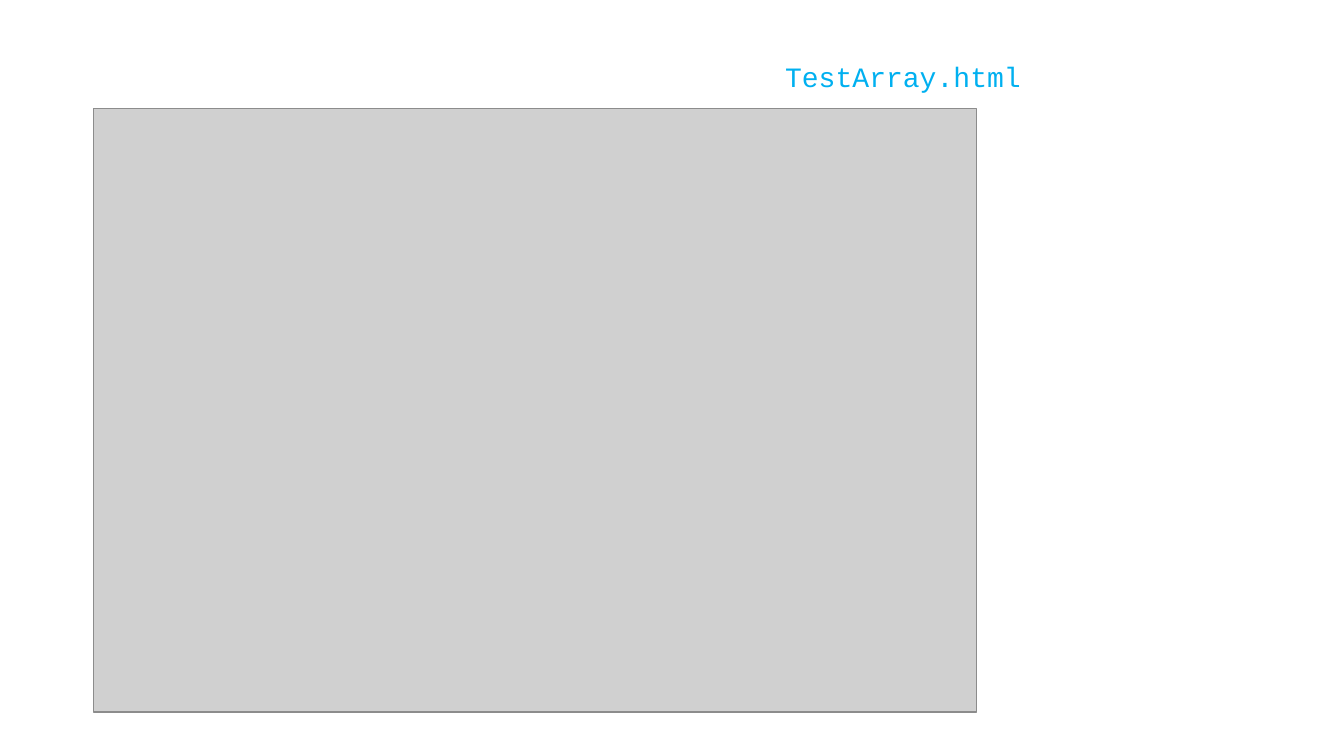
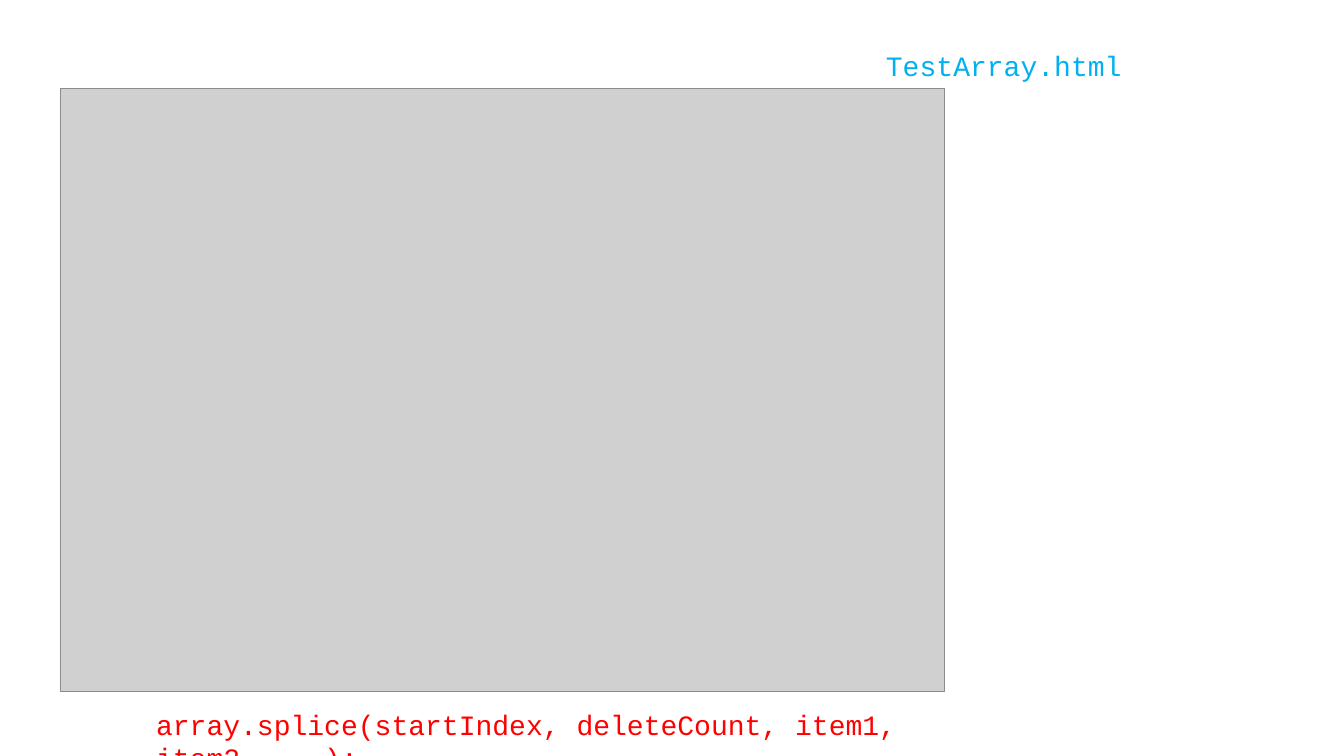
Before and after one commit to whacharachai/Tutorial, a slide deck: slide 14 of documents/JS.pptx. Drawn at 1344x756 pixels with LibreOffice and Linux fonts; fonts in the diff are those of the drawing; grey boxes stand for pictures; background and template pictures are left out. Boxes give left, top, right and bottom in pixels: in the first picture for what was removed or moved away, otherwise in the second. Text is boxed around its words. In the diff, an @@ line names an element or a change of style, - is before the commit and + after.

Commit message:
Start

```diff
--- a/documents/JS.pptx
+++ b/documents/JS.pptx
@@ text "TestArray.html": place and size @@
-text "TestArray.html" at [785, 67, 1021, 93]
+text "TestArray.html" at [886, 57, 1122, 82]
@@ picture: place and size @@
-picture at [94, 109, 977, 712]
+picture at [62, 88, 945, 691]
@@ text added at [156, 715, 896, 741], 20 pt, text #FF0000 @@
+array.splice(startIndex, deleteCount, item1, item2, ...);
```
Also in this commit, not shown: 2 other slides changed.
